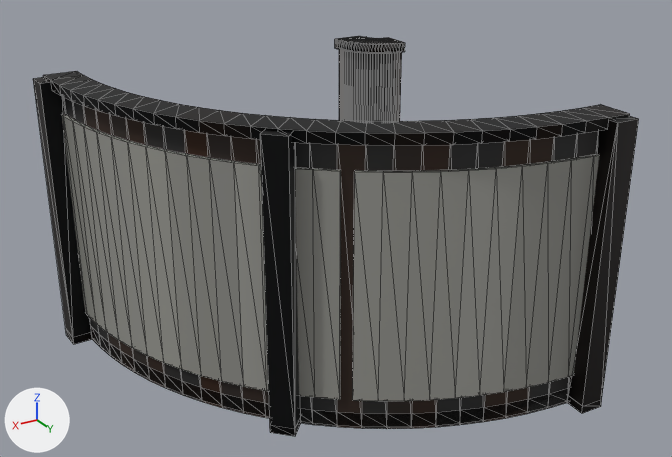
Before and after pictures for a commit that changed the glTF model game/assets/models/chutes/chute_h_turn_left.glb.
Before and after are seen from a 50 mm camera at (1.93, 3.43, 1.47) aimed at (-0.12, 0.01, -0.24). The axes (+X, +Y, +Z) are drawn at lower left. The lights are the same throughout. The older version comes first. Mesh edges are drawn as thin lines. Vertices at exactly the same position are counted once.

In view in the first picture: 'Frame'.
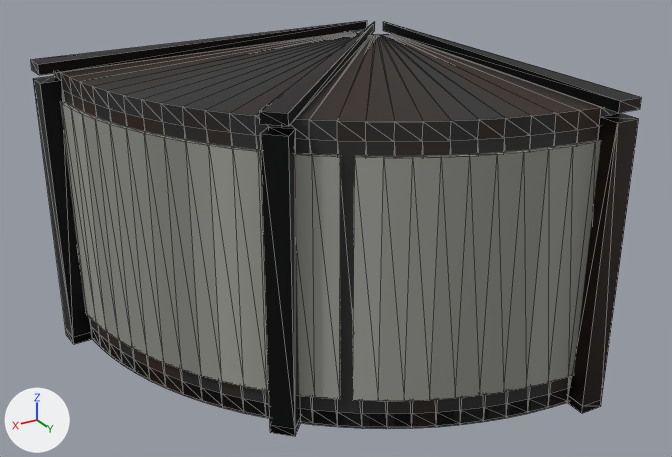
Changed parts and their boxes (x1, y1, x2, y2) in the pictures (672 x 457 px; the box of a moved part takes in the faces that stretch with it):
'Frame', reshaped: before (33, 36, 639, 436); after (31, 21, 642, 436)
part 1 of me_chute_hturnleft__frame, deleted: before (335, 36, 405, 53)
part 2 of me_chute_hturnleft__frame, moved or reshaped: before (61, 114, 599, 401); after (60, 102, 601, 401)
part 3 of me_chute_hturnleft__frame, moved or reshaped: before (44, 71, 630, 146); after (31, 21, 642, 142)
part 4 of me_chute_hturnleft__frame, recoloured: before (61, 97, 599, 410); after (60, 90, 601, 410)

Diff of the bpy script that builds the scene:
```diff
--- a/game/assets/models/chutes/chute_h_turn_left.glb.py
+++ b/game/assets/models/chutes/chute_h_turn_left.glb.py
@@ me_chute_hturnleft__frame @@
 # used by ob_frame; location = (0.0, 0.0, 0.0)
-me_chute_hturnleft__frame.from_pydata(...)  # 1082 vertices, 2220 faces; spans x -1.0..0.93, y -1.0..0.93, z -0.99..0.4
+me_chute_hturnleft__frame.from_pydata(...)  # 944 vertices, 2044 faces; spans x -1.0..0.93, y -1.0..0.93, z -0.99..0.48
+# me_chute_hturnleft__frame part 1: the loose piece of 108 vertices spanning x -1.0..-0.72, y -1.0..-0.72, z 0.35..0.4 is deleted
+# me_chute_hturnleft__frame part 2
+# 54 vertices in x -0.97..0.85, y -0.97..0.85, z 0.23 move by (0.0, 0.0, 0.06)
+# me_chute_hturnleft__frame part 3
+# 108 vertices are removed from x -1.0..0.88, y -1.0..0.88, z 0.35..0.4
+# 212 faces are deleted
+# 12 vertices are added at x -1.0..0.93, y -1.0..0.93, z 0.48
+# 54 new vertices lie (0.0, 0.0, 0.08) away from vertices in x -1.0..0.83, y -1.0..0.83, z 0.35
+# 12 new vertices lie (0.0, 0.0, -0.05) away from vertices in x -1.0..0.93, y -1.0..0.93, z 0.48
+# 36 new faces join them, mat_m_convmetal
+# 212 new faces join them, mat_m_convrawsteel
+# me_chute_hturnleft__frame part 4: 448 kept faces spanning x -1.0..0.85, y -1.0..0.85, z -0.99..0.39 get new vertex colours; the middle colour goes from grey #8f8f89 to grey #8b8b85
+# other edits to the shape of me_chute_hturnleft__frame do not show in these pictures
 me_chute_hturnleft__frame.materials.append(mat_m_convpanel)
```
